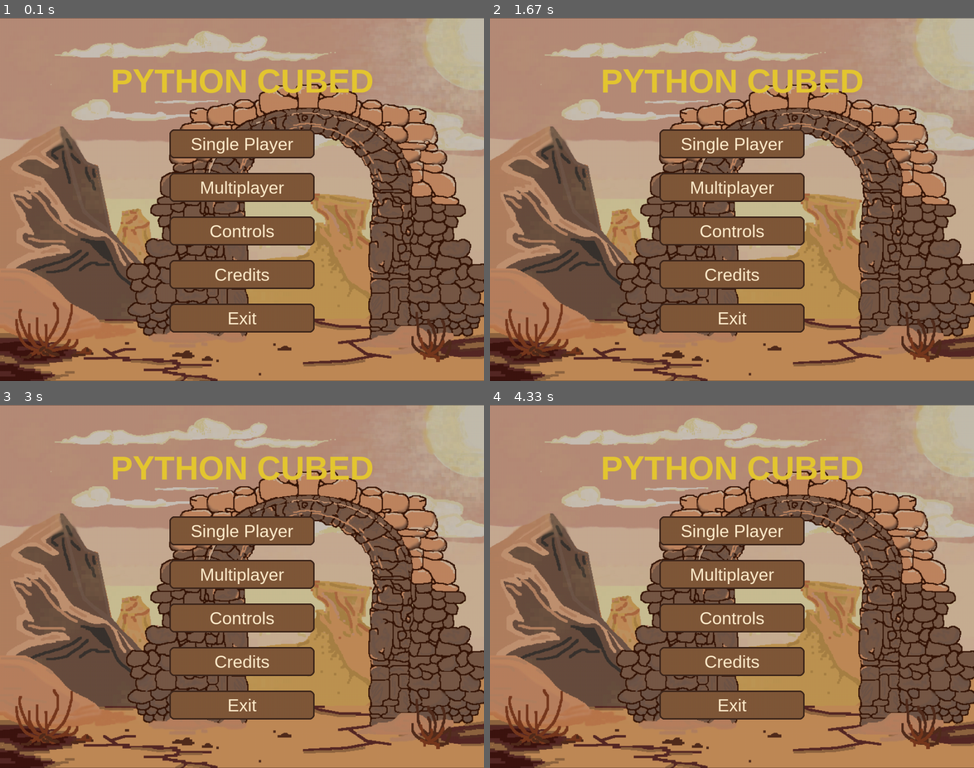
Above: before the commit, frames 1-4 (two rows, left to right).
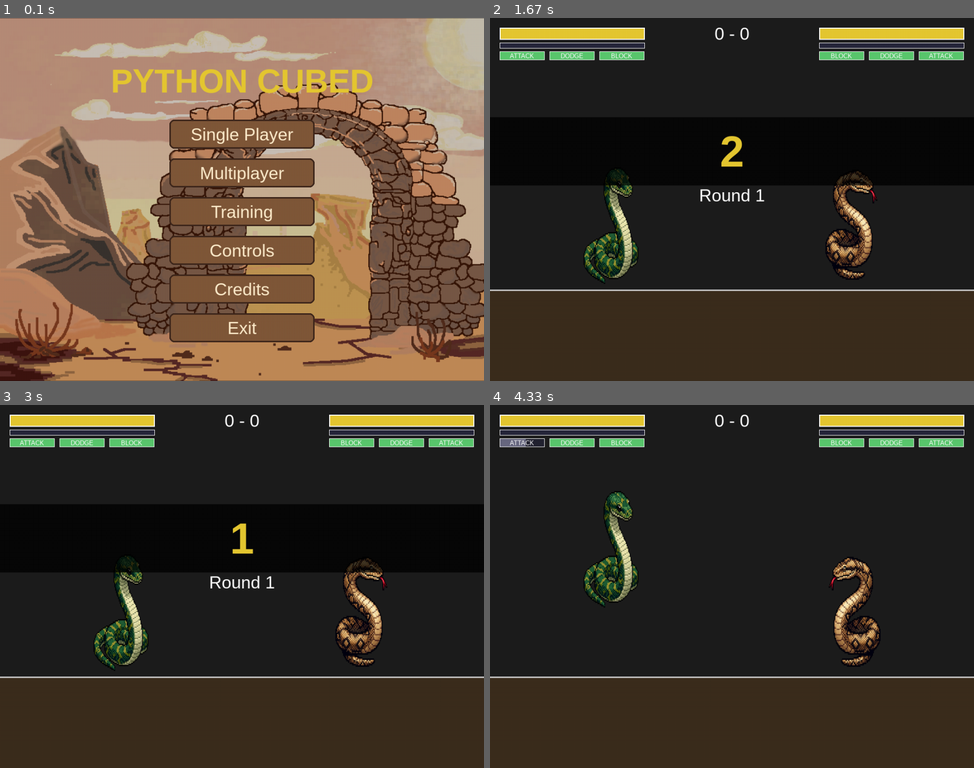
Above: after the commit, the same moments.

Repository: AveryDaGamer/Python-Cubed
Game: pygame game, started from Python Cubed/Pygame/menu.py
Two runs of this game, one before a commit and one after it. Both use one fixed random seed, a clock stepped at 60 frames per second and the inputs below.
Inputs (mouse positions are in pixels of both pictures, inside the frame that each line leads up to):
- Up to frame 1 (0.1 s): no input
- Up to frame 2 (1.67 s): click (732, 210) at 0.38 s, where only the run after the commit has a clickable "Training"
- Up to frame 3 (3 s): no input
- Up to frame 4 (4.33 s): tap E at 3.73, 4.22 s; hold W from 4.07 s (still down); move the mouse to (882, 579) at 4.1 s; tap Shift at 4.13 s

The runs differ from the first frame. In frame 1, 11% of the frame differs, in the area x 35-65%, y 28-90%; in frame 2, 98%; in frame 3, 98%, in the area x 0-100%, y 0-100%; in frame 4, 98%.

Commit message:
Update menu.py

Diff:
--- a/Python Cubed/Pygame/menu.py
+++ b/Python Cubed/Pygame/menu.py
@@ -55,11 +55,13 @@
 
 
 def menu_screen():
-    single_btn = pygame.Rect(CENTER_X - 150, 230, 300, 60)
-    multi_btn = pygame.Rect(CENTER_X - 150, 320, 300, 60)
-    controls_btn = pygame.Rect(CENTER_X - 150, 410, 300, 60)
-    credits_btn = pygame.Rect(CENTER_X - 150, 500, 300, 60)
-    exit_btn = pygame.Rect(CENTER_X - 150, 590, 300, 60)
+    # six buttons instead of five: spaced a bit tighter so they all fit
+    single_btn = pygame.Rect(CENTER_X - 150, 210, 300, 60)
+    multi_btn = pygame.Rect(CENTER_X - 150, 290, 300, 60)
+    training_btn = pygame.Rect(CENTER_X - 150, 370, 300, 60)
+    controls_btn = pygame.Rect(CENTER_X - 150, 450, 300, 60)
+    credits_btn = pygame.Rect(CENTER_X - 150, 530, 300, 60)
+    exit_btn = pygame.Rect(CENTER_X - 150, 610, 300, 60)
 
 
     #Button List and Commands in Menu Screen
@@ -73,6 +75,8 @@
                     return "single"
                 if multi_btn.collidepoint(mouse_pos):
                     return "multi"
+                if training_btn.collidepoint(mouse_pos):
+                    return "training"
                 if controls_btn.collidepoint(mouse_pos):
                     return "controls"
                 if credits_btn.collidepoint(mouse_pos):
@@ -86,6 +90,7 @@
 
         draw_button(screen, "Single Player", single_btn, mouse_pos)
         draw_button(screen, "Multiplayer", multi_btn, mouse_pos)
+        draw_button(screen, "Training", training_btn, mouse_pos)
         draw_button(screen, "Controls", controls_btn, mouse_pos)
         draw_button(screen, "Credits", credits_btn, mouse_pos)
         draw_button(screen, "Exit", exit_btn, mouse_pos)
@@ -185,6 +190,7 @@
     tips = [
         "Attacks wind up first - watch the outline, then block or dodge",
         "Block stops ALL damage but drains your guard - break it and you're open",
+        "Block at the LAST moment (gold shield) to PARRY: the attacker is stunned",
         "Crouch ducks jabs and high fireballs - a full meter fires the special",
     ]
 
@@ -220,7 +226,7 @@
 
         for i, tip in enumerate(tips): #enumerate gives the thing in the list plus what position it is in. ex. [0,"apple"]
             text = controls_font.render(tip, True, (230, 205, 170))
-            screen.blit(text, text.get_rect(center=(CENTER_X, 540 + i * 32)))
+            screen.blit(text, text.get_rect(center=(CENTER_X, 522 + i * 30)))
 
         draw_button(screen, "Back", back_btn, mouse_pos)
         pygame.display.update()
@@ -276,5 +282,7 @@
         state = game.run_game(screen, mode="single", level=int(state.split("_")[1]))
     elif state == "multi":
         state = game.run_game(screen, mode="multi")
+    elif state == "training":
+        state = game.run_game(screen, mode="training")  # ESC + Quit Match to leave
 
 pygame.quit()
